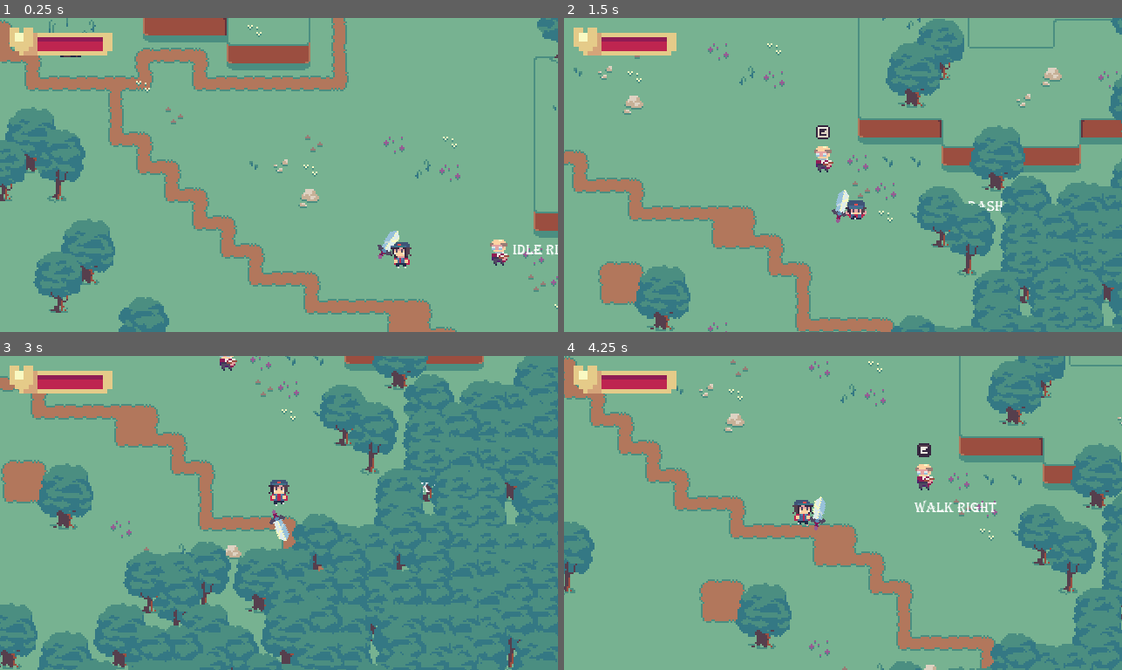
Above: before the commit, frames 1-4 (two rows, left to right).
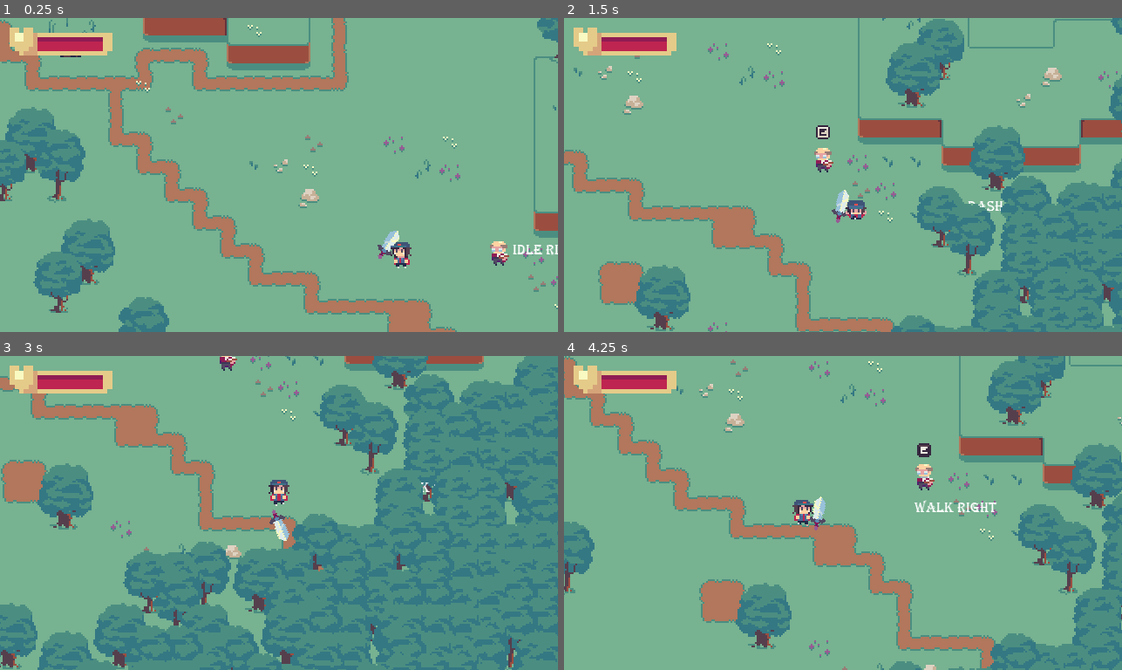
Above: after the commit, the same moments.

Repository: OceanBoy612/SimpleRPG
Game: Godot game, scene res://Code/Maps/Map1.tscn
The game is run twice, just before and just after one commit, with the same random seed, the same clock (stepped at 60 frames per second) and the same inputs.
Inputs (mouse positions are in pixels of both pictures, inside the frame that each line leads up to):
- Up to frame 1 (0.25 s): no input
- Up to frame 2 (1.5 s): tap Enter (ui_accept) at 0.5, 0.77 s; move the mouse to (965, 159) at 0.52 s; hold Right (ui_right) 0.53-1.28 s; click (965, 159) at 0.6 s; move the mouse to (731, 190) at 1.27 s; hold Down (ui_down) from 1.28 s (still down); tap Shift (dash) at 1.35 s
- Up to frame 3 (3 s): tap Enter (ui_accept) at 1.52 s; move the mouse to (334, 443) at 2.02 s; release Down (ui_down) at 2.03 s; hold Right (ui_right) 2.03-2.78 s; hold E (interact) 2.03-2.78 s; move the mouse to (251, 575) at 2.77 s; hold Up (ui_up) from 2.78 s (still down); click (251, 575) at 2.85 s
- Up to frame 4 (4.25 s): tap Enter (ui_accept) at 3.02, 3.77 s; move the mouse to (1010, 560) at 3.52 s; release Up (ui_up) at 3.53 s; hold Left (ui_left) from 3.53 s (still down); tap Shift (dash) at 3.6 s

The runs differ from the first frame. In frame 1, less than 0.1% of the frame differs, in the area x 87-91%, y 70-75%; in frame 2, less than 0.1%; in frame 3, less than 0.1%; in frame 4, less than 0.1%.

Commit message:
fixed ysort bug with Frim's not ysorting properly

Diff:
--- a/src/Code/Maps/Map1.tscn
+++ b/src/Code/Maps/Map1.tscn
@@ -66,12 +66,13 @@
 "_edit_lock_": true
 }
 
-[node name="Interactables" type="Node2D" parent="YSort"]
+[node name="Interactables" type="YSort" parent="YSort"]
 
 [node name="librarian" type="AnimatedSprite" parent="YSort/Interactables"]
 position = Vector2( 292.035, 152.028 )
 frames = ExtResource( 7 )
 animation = "Idle Right"
+frame = 1
 playing = true
 flip_h = true
 
@@ -105,7 +106,7 @@
 DEBUG = false
 knockback_amount = 1500.0
 
-[node name="Enemies" type="Node2D" parent="YSort"]
+[node name="Enemies" type="YSort" parent="YSort"]
 
 [node name="NPC" parent="YSort/Enemies" instance=ExtResource( 9 )]
 position = Vector2( 11.9948, -28.4842 )
